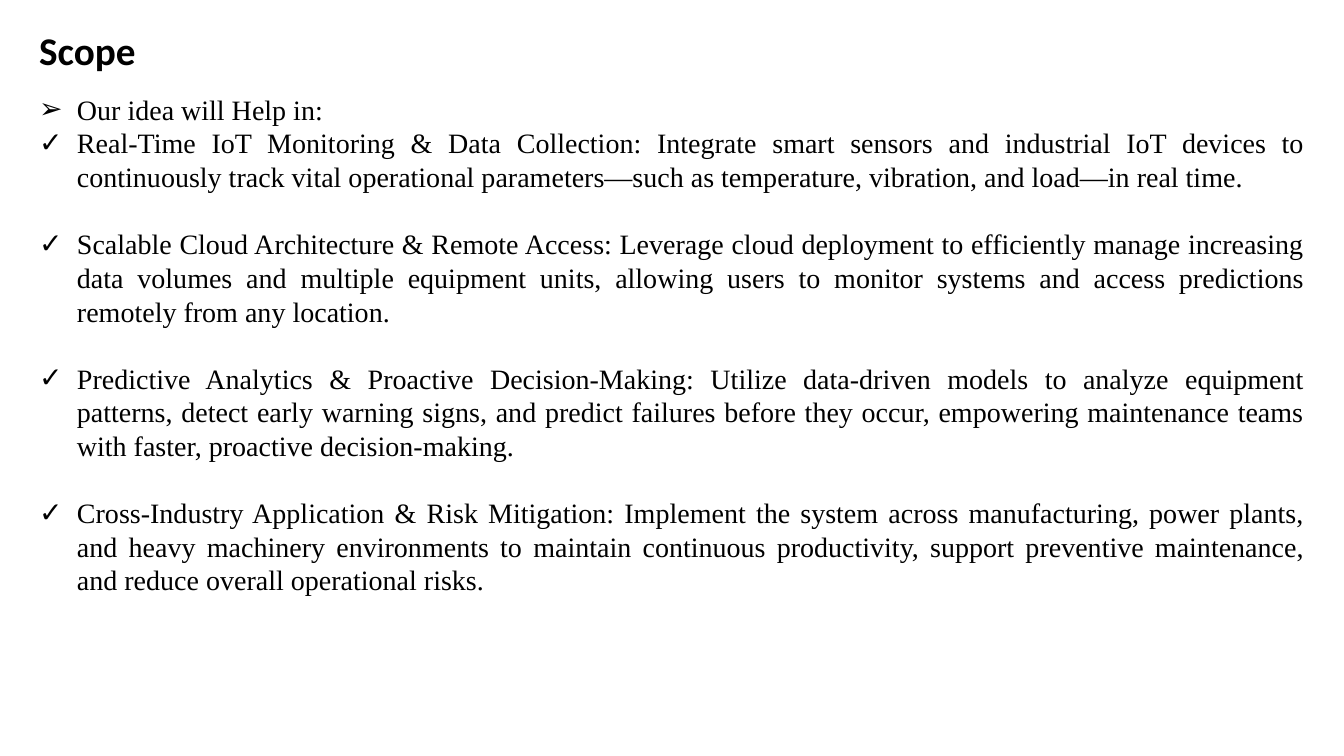
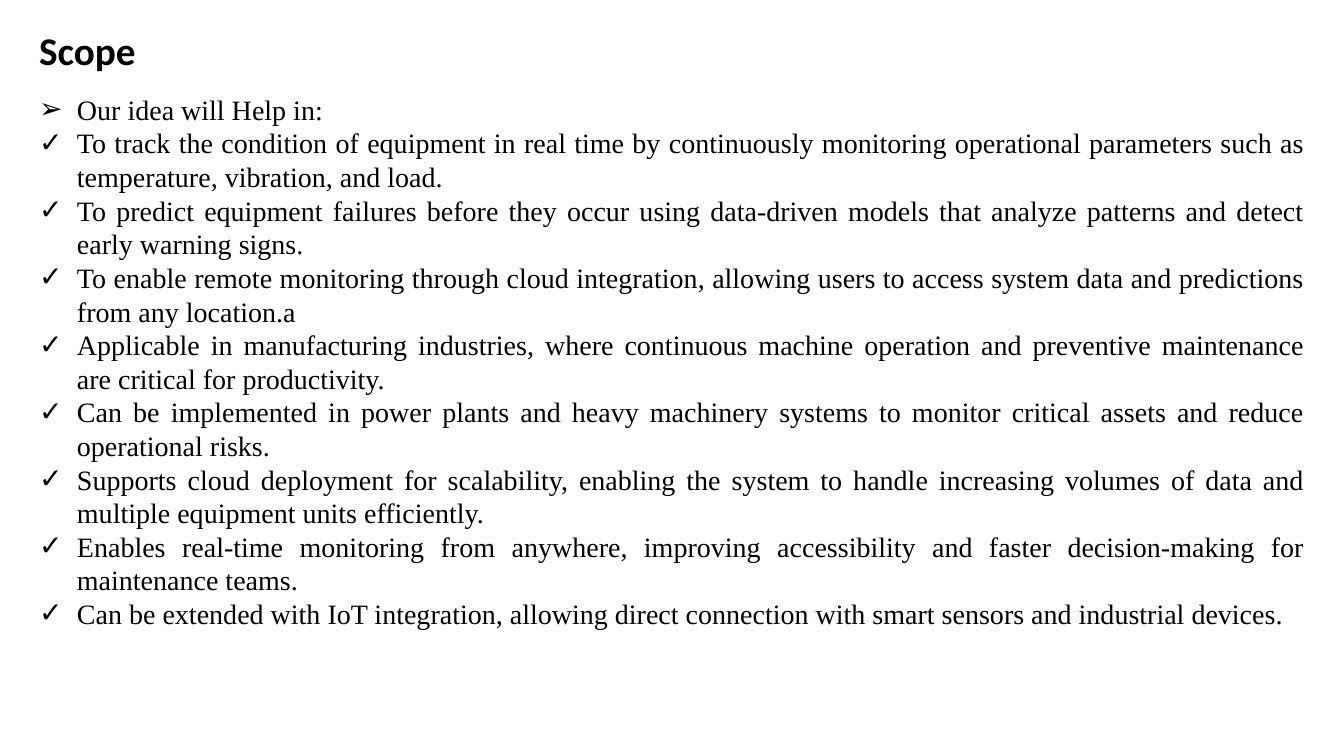
Before and after one commit to megh193/proactiveEquipmentCare, a slide deck: slide 6 of docs/Clg 2nd review.pptx. Drawn at 1344x756 pixels with LibreOffice and Linux fonts; fonts in the diff are those of the drawing. Boxes give left, top, right and bottom in pixels: in the first picture for what was removed or moved away, otherwise in the second. Text is boxed around its words. In the diff, an @@ line names an element or a change of style, - is before the commit and + after.

```diff
--- a/docs/Clg 2nd review.pptx
+++ b/docs/Clg 2nd review.pptx
@@ text at [77, 133, 1304, 630]: text changed @@
-✓ Real-Time IoT Monitoring & Data Collection: Integrate smart sensors and industrial IoT devices to continuously track vital operational parameters—such as temperature, vibration, and load—in real time.
-✓ Scalable Cloud Architecture & Remote Access: Leverage cloud deployment to efficiently manage increasing data volumes and multiple equipment units, allowing users to monitor systems and access predictions remotely from any location.
-✓ Predictive Analytics & Proactive Decision-Making: Utilize data-driven models to analyze equipment patterns, detect early warning signs, and predict failures before they occur, empowering maintenance teams with faster, proactive decision-making.
-✓ Cross-Industry Application & Risk Mitigation: Implement the system across manufacturing, power plants, and heavy machinery environments to maintain continuous productivity, support preventive maintenance, and reduce overall operational risks.
+✓ To track the condition of equipment in real time by continuously monitoring operational parameters such as temperature, vibration, and load.
+✓ To predict equipment failures before they occur using data-driven models that analyze patterns and detect early warning signs.
+✓ To enable remote monitoring through cloud integration, allowing users to access system data and predictions from any location.a
+✓ Applicable in manufacturing industries, where continuous machine operation and preventive maintenance are critical for productivity.
+✓ Can be implemented in power plants and heavy machinery systems to monitor critical assets and reduce operational risks.
+✓ Supports cloud deployment for scalability, enabling the system to handle increasing volumes of data and multiple equipment units efficiently.
+✓ Enables real-time monitoring from anywhere, improving accessibility and faster decision-making for maintenance teams.
+✓ Can be extended with IoT integration, allowing direct connection with smart sensors and industrial devices.
```
Also in this commit, not shown: 4 other slides changed.
